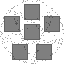
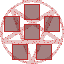
The second 64 × 64 image is a revision of the first. Changes to its layers:
painted on "Pasted Layer #2" over [36, 44, 52, 60]
painted on "Pasted Layer #1" over [36, 44, 52, 60]
painted on "Layer #1" over [5, 5, 59, 59]
painted on "Layer" over [4, 4, 60, 60]
painted on "Pasted Layer" over [0, 0, 64, 64]
